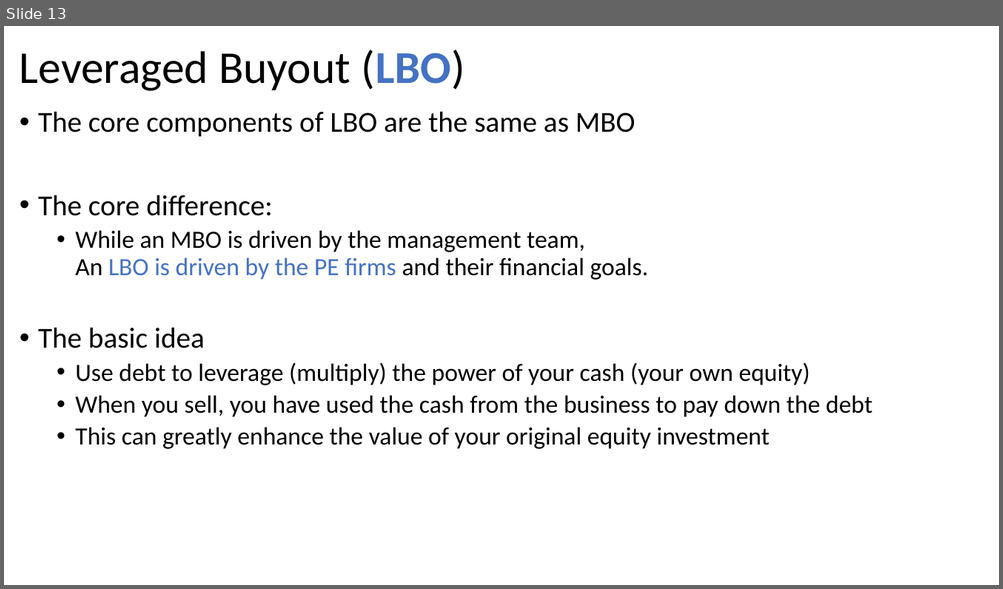
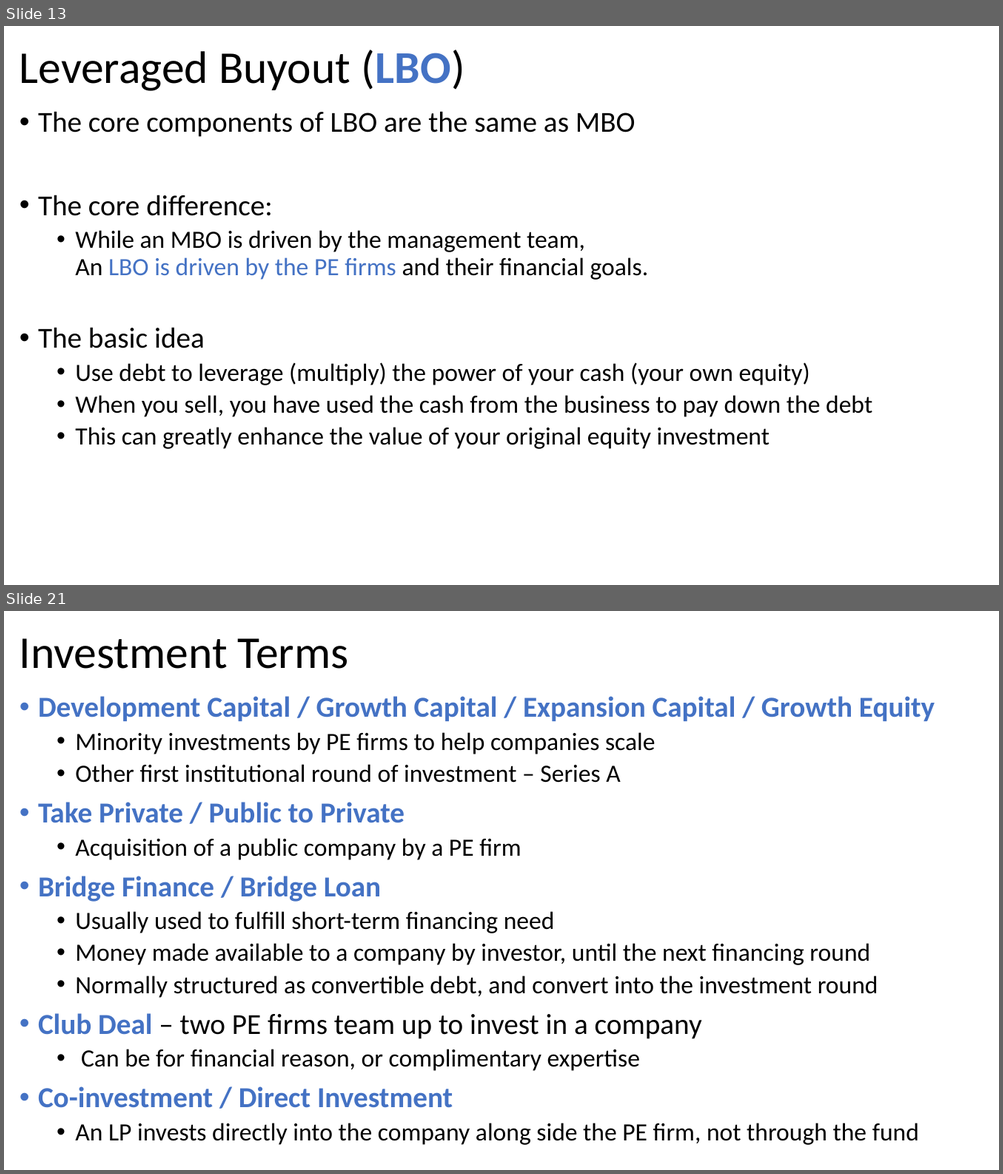
Before and after one commit to gowestyang/finance, a slide deck: (2021 John) Private Equity Finance/Presentation1.pptx. Shown one above the other, each under a label of ours: slide 13 before the commit, slides 13 and 21 after it; the slides between them are not shown. The pictures are 1003x589 and 1003x1174 pixels, drawn with LibreOffice and Linux fonts; fonts in the diff are those of the drawing. Boxes give left, top, right and bottom in pixels: in the first picture for what was removed or moved away, otherwise in the second. Text is boxed around its words. In the diff, an @@ line names an element or a change of style, - is before the commit and + after.

```diff
--- a/(2021 John) Private Equity Finance/Presentation1.pptx
+++ b/(2021 John) Private Equity Finance/Presentation1.pptx
@@ slide 21 added at (4, 611, 999, 1170), background #FFFFFF @@
@@ title added at (20, 638, 349, 669), 44 pt, text #000000 @@
+Investment Terms
@@ text added at (38, 696, 934, 1145), 24 pt, text #000000 @@
+• Development Capital / Growth Capital / Expansion Capital / Growth Equity
+  • Minority investments by PE firms to help companies scale
+  • Other first institutional round of investment – Series A
+• Take Private / Public to Private
+  • Acquisition of a public company by a PE firm
+• Bridge Finance / Bridge Loan
+  • Usually used to fulfill short-term financing need
+  • Money made available to a company by investor, until the next financing round
+  • Normally structured as convertible debt, and convert into the investment round
+• Club Deal – two PE firms team up to invest in a company
+  • Can be for financial reason, or complimentary expertise
+• Co-investment / Direct Investment
+  • An LP invests directly into the company along side the PE firm, not through the fund
```
Also in this commit, not shown: 2 slides changed, 9 other slides added.
